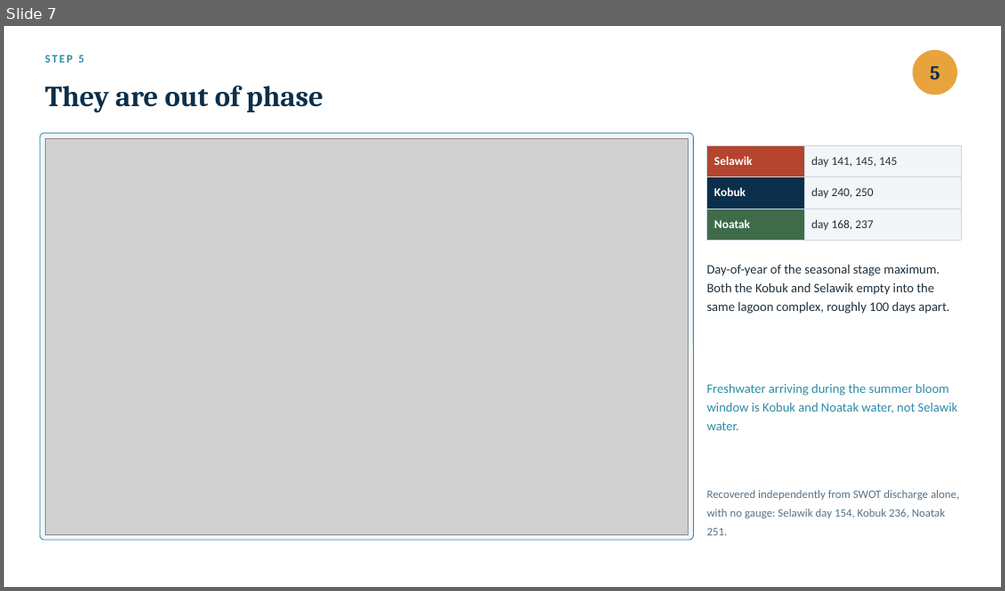
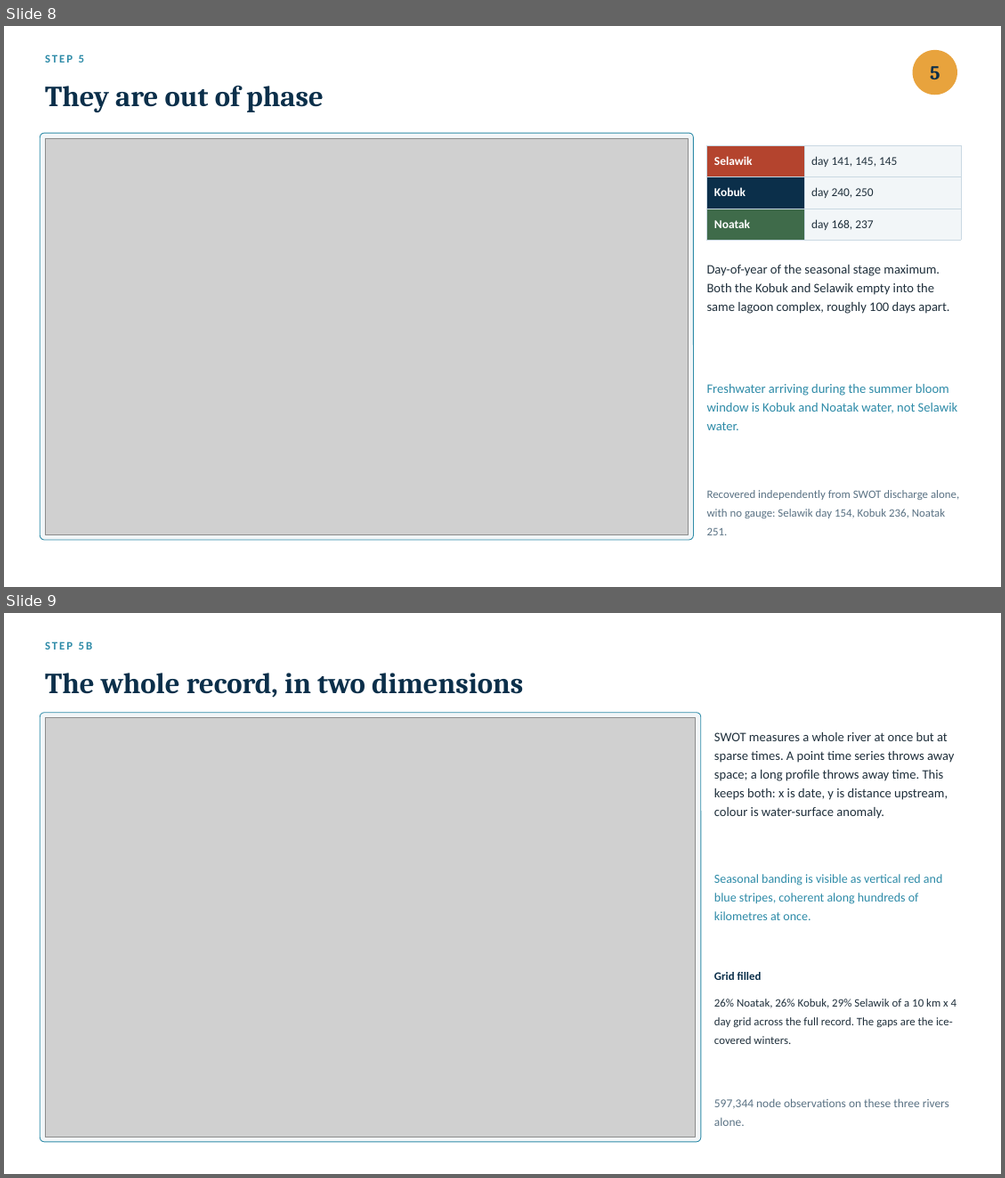
Before and after one commit to tmittal22/swot-kotzebue-sound, a slide deck: deck/Kotzebue_Sequential_Walkthrough.pptx. Shown one above the other, each under a label of ours: slide 7 before the commit, slides 8 and 9 after it. The pictures are 1005x591 and 1005x1178 pixels, drawn with LibreOffice and Linux fonts; fonts in the diff are those of the drawing; grey boxes stand for pictures. Boxes give left, top, right and bottom in pixels: in the first picture for what was removed or moved away, otherwise in the second. Text is boxed around its words. In the diff, an @@ line names an element or a change of style, - is before the commit and + after.

```diff
--- a/deck/Kotzebue_Sequential_Walkthrough.pptx
+++ b/deck/Kotzebue_Sequential_Walkthrough.pptx
@@ slide 9 added at bbox=[4, 613, 1001, 1174], background #FFFFFF @@
@@ text added at bbox=[45, 641, 93, 649], 11 pt, text #2E8BA8, bold @@
+STEP 5B
@@ text added at bbox=[45, 673, 523, 698], 28 pt, text #0B2F4A, bold @@
+The whole record, in two dimensions
@@ rounded rectangle added at bbox=[40, 713, 701, 1142], fill #F2F6F8, outline #2E8BA8 0.75 pt @@
@@ picture added at bbox=[45, 718, 696, 1136] @@
@@ text added at bbox=[714, 732, 954, 819], 12.5 pt, text #20303C @@
+SWOT measures a whole river at once but at sparse times. A point time series throws away space; a long profile throws away time. This keeps both: x is date, y is distance upstream, colour is water-surface anomaly.
@@ text added at bbox=[714, 874, 942, 920], 12 pt, text #2E8BA8 @@
+Seasonal banding is visible as vertical red and blue stripes, coherent along hundreds of kilometres at once.
@@ text added at bbox=[714, 972, 761, 980], 11 pt, text #0B2F4A, bold @@
+Grid filled
@@ text added at bbox=[714, 998, 956, 1044], 11 pt, text #20303C @@
+26% Noatak, 26% Kobuk, 29% Selawik of a 10 km x 4 day grid across the full record. The gaps are the ice-covered winters.
@@ text added at bbox=[714, 1098, 949, 1126], 11.5 pt, text #5A7284 @@
+597,344 node observations on these three rivers alone.
@@ what was slide 7 is now slide 8 @@
```
Also in this commit, not shown: 1 slide changed, 2 other slides added, 8 other files.
